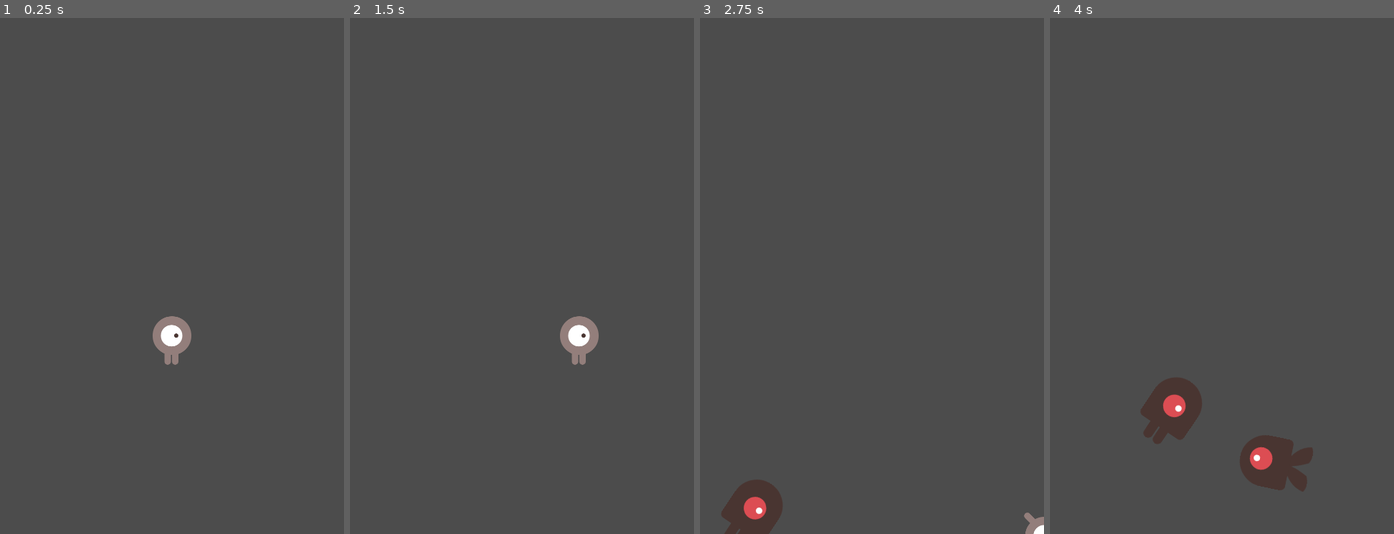
Above: before the commit, frames 1-4 (left to right).
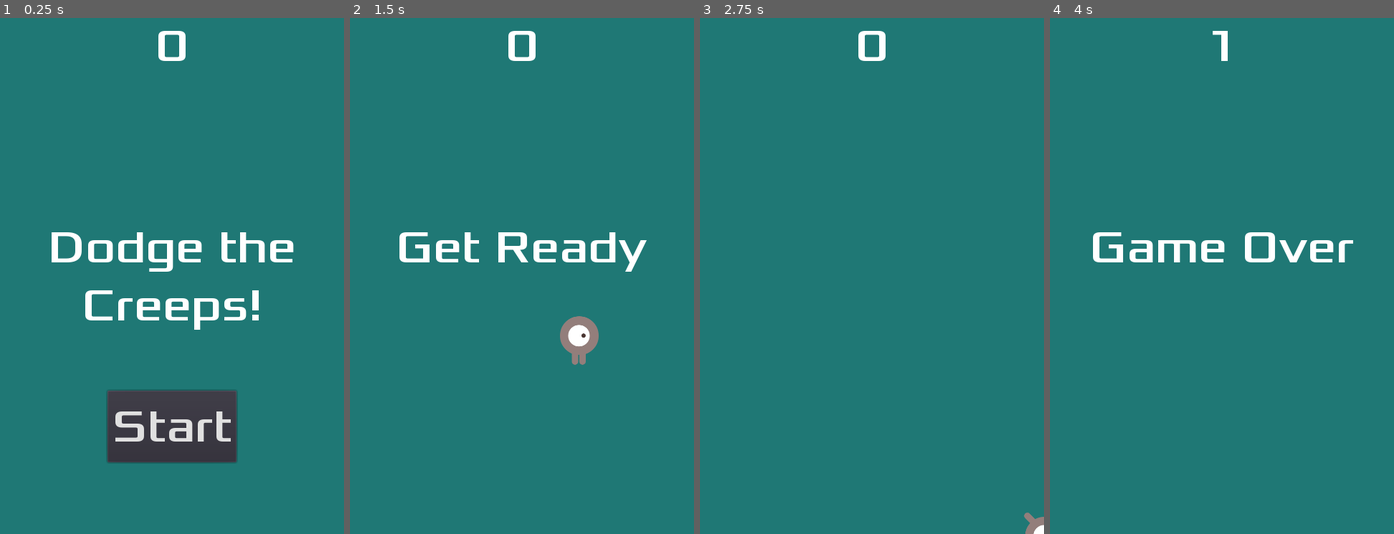
Above: after the commit, the same moments.

Repository: bseth15/godot_tutorial_02_first_2d_game
Game: Godot game, scene res://Main.tscn
Two runs of this game, one before a commit and one after it. Both use one fixed random seed, a clock stepped at 60 frames per second and the inputs below.
Inputs (mouse positions are in pixels of both pictures, inside the frame that each line leads up to):
- Up to frame 1 (0.25 s): no input
- Up to frame 2 (1.5 s): click (522, 425) at 0.5 s, where only the run after the commit has a clickable "Start"; tap Enter (start_game, bound only after the commit) at 1.25, 1.35 s; hold Right (move_right) from 1.28 s (still down)
- Up to frame 3 (2.75 s): release Right (move_right) at 2.03 s; hold S (move_down) from 2.03 s (still down); tap Enter (start_game, bound only after the commit) at 2.1 s
- Up to frame 4 (4 s): release S (move_down) at 2.78 s; hold Right (move_right) 2.78-3.53 s; tap Enter (start_game, bound only after the commit) at 2.85, 3.6 s; hold W (move_up) from 3.53 s (still down)

The runs differ from the first frame. In frame 1, 96% of the frame differs, in the area x 0-100%, y 0-100%; in frame 2, 99%; in frame 3, 100%; in frame 4, 100%.

Commit message:
finish game

Diff:
--- a/res/Main.gd
+++ b/res/Main.gd
@@ -1,30 +1,27 @@
 extends Node
 
+
+const CONNECTION_FAILED := "connection_failed"
+
 export(PackedScene) var mob_scene: PackedScene
+
 var score: int
 
 
 # Called when the node enters the scene tree for the first time.
 func _ready() -> void:
+	if $ScoreTimer.connect("timeout", self, "_on_ScoreTimer_timeout") != OK: print_debug(CONNECTION_FAILED)
+	if $StartTimer.connect("timeout", self, "_on_StartTimer_timeout") != OK: print_debug(CONNECTION_FAILED)
+	if $MobTimer.connect("timeout", self, "_on_MobTimer_timeout") != OK: print_debug(CONNECTION_FAILED)
+	if $HUD.connect("start_game", self, "new_game") != OK: print_debug(CONNECTION_FAILED)
+	if $Player.connect("hit", self, "game_over") != OK: print_debug(CONNECTION_FAILED)
+
 	randomize()
-
-	var mob_timer = get_node("MobTimer")
-	mob_timer.connect("timeout", self, "_on_MobTimer_timeout")
-
-	var player = get_node("Player")
-	player.connect("hit", self, "game_over")
-
-	var score_timer = get_node("ScoreTimer")
-	score_timer.connect("timeout", self, "_on_ScoreTimer_timeout")
-
-	var start_timer = get_node("StartTimer")
-	start_timer.connect("timeout", self, "_on_StartTimer_timeout")
-
-	new_game()
 
 
 func _on_ScoreTimer_timeout() -> void:
 	score += 1
+	$HUD.update_score(score)
 
 
 func _on_StartTimer_timeout() -> void:
@@ -61,9 +58,16 @@
 func game_over() -> void:
 	$ScoreTimer.stop()
 	$MobTimer.stop()
+	$HUD.show_game_over()
+	get_tree().call_group("mobs", "queue_free")
+	$DeathSound.play()
+	$Music.stop()
 
 
 func new_game() -> void:
 	score = 0
+	$HUD.update_score(score)
+	$HUD.show_message("Get Ready")
 	$Player.start($StartPosition.position)
 	$StartTimer.start()
+	$Music.play()
--- a/res/Main.tscn
+++ b/res/Main.tscn
@@ -1,8 +1,11 @@
-[gd_scene load_steps=5 format=2]
+[gd_scene load_steps=8 format=2]
 
 [ext_resource path="res://Main.gd" type="Script" id=1]
 [ext_resource path="res://scenes/Player/Player.tscn" type="PackedScene" id=2]
 [ext_resource path="res://scenes/Mob/Mob.tscn" type="PackedScene" id=3]
+[ext_resource path="res://scenes/UI/HUD.tscn" type="PackedScene" id=4]
+[ext_resource path="res://audio/House In a Forest Loop.ogg" type="AudioStream" id=5]
+[ext_resource path="res://audio/gameover.wav" type="AudioStream" id=6]
 
 [sub_resource type="Curve2D" id=1]
 _data = {
@@ -12,6 +15,11 @@
 [node name="Main" type="Node"]
 script = ExtResource( 1 )
 mob_scene = ExtResource( 3 )
+
+[node name="ColorRect" type="ColorRect" parent="."]
+anchor_right = 1.0
+anchor_bottom = 1.0
+color = Color( 0.12549, 0.47451, 0.462745, 1 )
 
 [node name="Player" parent="." instance=ExtResource( 2 )]
 
@@ -31,3 +39,11 @@
 curve = SubResource( 1 )
 
 [node name="MobSpawnLocation" type="PathFollow2D" parent="MobPath"]
+
+[node name="HUD" parent="." instance=ExtResource( 4 )]
+
+[node name="Music" type="AudioStreamPlayer" parent="."]
+stream = ExtResource( 5 )
+
+[node name="DeathSound" type="AudioStreamPlayer" parent="."]
+stream = ExtResource( 6 )
--- a/res/project.godot
+++ b/res/project.godot
@@ -57,6 +57,11 @@
 , Object(InputEventKey,"resource_local_to_scene":false,"resource_name":"","device":0,"alt":false,"shift":false,"control":false,"meta":false,"command":false,"pressed":false,"scancode":16777234,"physical_scancode":0,"unicode":0,"echo":false,"script":null)
  ]
 }
+start_game={
+"deadzone": 0.5,
+"events": [ Object(InputEventKey,"resource_local_to_scene":false,"resource_name":"","device":0,"alt":false,"shift":false,"control":false,"meta":false,"command":false,"pressed":false,"scancode":16777221,"physical_scancode":0,"unicode":0,"echo":false,"script":null)
+ ]
+}
 
 [physics]
 
--- a/res/scenes/Mob/Mob.gd
+++ b/res/scenes/Mob/Mob.gd
@@ -1,15 +1,16 @@
 extends RigidBody2D
+
+const CONNECTION_FAILED := "connection_failed"
 
 
 # Called when the node enters the scene tree for the first time.
 func _ready() -> void:
+	if $VisibilityNotifier2D.connect("screen_exited", self, "_on_VisibilityNotifier2D_screen_exited") != OK: print_debug(CONNECTION_FAILED)
+
 	var mob_types: PoolStringArray = $AnimatedSprite.frames.get_animation_names()
 	$AnimatedSprite.animation = mob_types[randi() % mob_types.size()]
 	$AnimatedSprite.playing = true
 
-	var visibility_notifier = get_node("VisibilityNotifier2D")
-	visibility_notifier.connect("screen_exited", self, "_on_VisibilityNotifier2D_screen_exited")
-
 
 func _on_VisibilityNotifier2D_screen_exited() -> void:
 	queue_free()
--- a/res/scenes/Mob/Mob.tscn
+++ b/res/scenes/Mob/Mob.tscn
@@ -30,7 +30,7 @@
 radius = 35.0
 height = 24.0
 
-[node name="Mob" type="RigidBody2D"]
+[node name="Mob" type="RigidBody2D" groups=["mobs"]]
 collision_mask = 0
 gravity_scale = 0.0
 script = ExtResource( 7 )
--- a/res/scenes/Player/Player.gd
+++ b/res/scenes/Player/Player.gd
@@ -1,6 +1,8 @@
 extends Area2D
 
 signal hit
+
+const CONNECTION_FAILED := "connection_failed"
 
 export(int) var speed: int = 400 # How fast the player will move (pixels/sec).
 var screen_size: Vector2 # Size of the game window.
@@ -8,11 +10,8 @@
 
 # Called when the node enters the scene tree for the first time.
 func _ready() -> void:
+	if connect("body_entered", self, "_on_Player_body_entered") != OK: print_debug(CONNECTION_FAILED)
 	screen_size = get_viewport_rect().size.abs()
-
-	var player = self
-	player.connect("body_entered", self, "_on_Player_body_entered")
-
 	hide()
 
 
--- /dev/null
+++ b/res/scenes/UI/HUD.gd
@@ -0,0 +1,41 @@
+extends CanvasLayer
+
+signal start_game
+
+const CONNECTION_FAILED := "connection_failed"
+
+
+func _ready() -> void:
+	if $MessageTimer.connect("timeout", self, "_on_MessageTimer_timeout") != OK: print_debug(CONNECTION_FAILED)
+	if $StartButton.connect("pressed", self, "_on_StartButton_pressed") != OK: print_debug(CONNECTION_FAILED)
+
+
+func _on_StartButton_pressed() -> void:
+	$StartButton.hide()
+	emit_signal("start_game")
+
+
+func _on_MessageTimer_timeout() -> void:
+	$Message.hide()
+
+
+func show_message(text: String) -> void:
+	$Message.text = text
+	$Message.show()
+	$MessageTimer.start()
+
+
+func show_game_over() -> void:
+	show_message("Game Over")
+	# Wait until the MessageTimer has counted down.
+	yield($MessageTimer, "timeout")
+
+	$Message.text = "Dodge the\nCreeps!"
+	$Message.show()
+	# Make a one-shot timer and wait for it to finish.
+	yield(get_tree().create_timer(1), "timeout")
+	$StartButton.show()
+
+
+func update_score(score: int) -> void:
+	$ScoreLabel.text = str(score)
--- /dev/null
+++ b/res/scenes/UI/HUD.tscn
@@ -0,0 +1,52 @@
+[gd_scene load_steps=6 format=2]
+
+[ext_resource path="res://scenes/UI/Xolonium-Regular.ttf" type="DynamicFontData" id=1]
+[ext_resource path="res://scenes/UI/HUD.gd" type="Script" id=2]
+
+[sub_resource type="DynamicFont" id=1]
+size = 64
+font_data = ExtResource( 1 )
+
+[sub_resource type="InputEventAction" id=2]
+action = "start_game"
+
+[sub_resource type="ShortCut" id=3]
+shortcut = SubResource( 2 )
+
+[node name="HUD" type="CanvasLayer"]
+script = ExtResource( 2 )
+
+[node name="ScoreLabel" type="Label" parent="."]
+anchor_right = 1.0
+margin_bottom = 78.0
+custom_fonts/font = SubResource( 1 )
+text = "0"
+align = 1
+
+[node name="Message" type="Label" parent="."]
+anchor_top = 0.5
+anchor_right = 1.0
+anchor_bottom = 0.5
+margin_top = -79.5
+margin_bottom = 79.5
+custom_fonts/font = SubResource( 1 )
+text = "Dodge the Creeps!"
+align = 1
+autowrap = true
+
+[node name="StartButton" type="Button" parent="."]
+anchor_left = 0.5
+anchor_top = 1.0
+anchor_right = 0.5
+anchor_bottom = 1.0
+margin_left = -90.0
+margin_top = -200.0
+margin_right = 90.0
+margin_bottom = -100.0
+custom_fonts/font = SubResource( 1 )
+shortcut = SubResource( 3 )
+text = "Start"
+
+[node name="MessageTimer" type="Timer" parent="."]
+wait_time = 2.0
+one_shot = true
Not shown, removed: res/art/House In a Forest Loop.ogg.import
Not shown, added: res/audio/House In a Forest Loop.ogg.import
Not shown, changed: res/audio/gameover.wav.import
Renamed: res/fonts/Xolonium-Regular.ttf -> res/scenes/UI/Xolonium-Regular.ttf
Not shown, added: res/audio/House In a Forest Loop.ogg
Not shown, added: res/audio/gameover.wav
